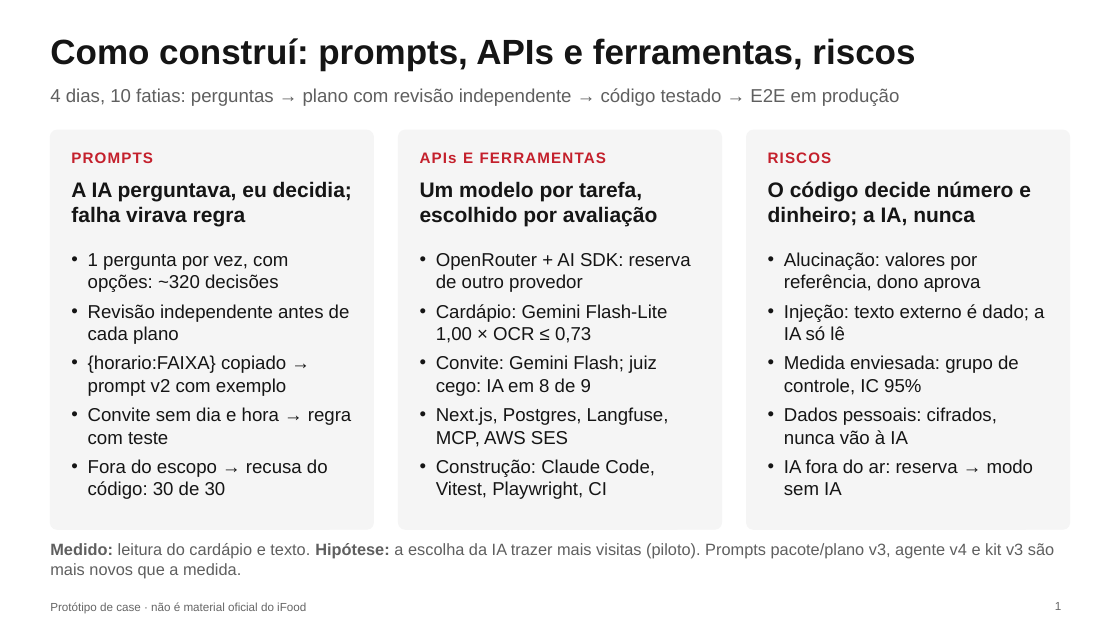
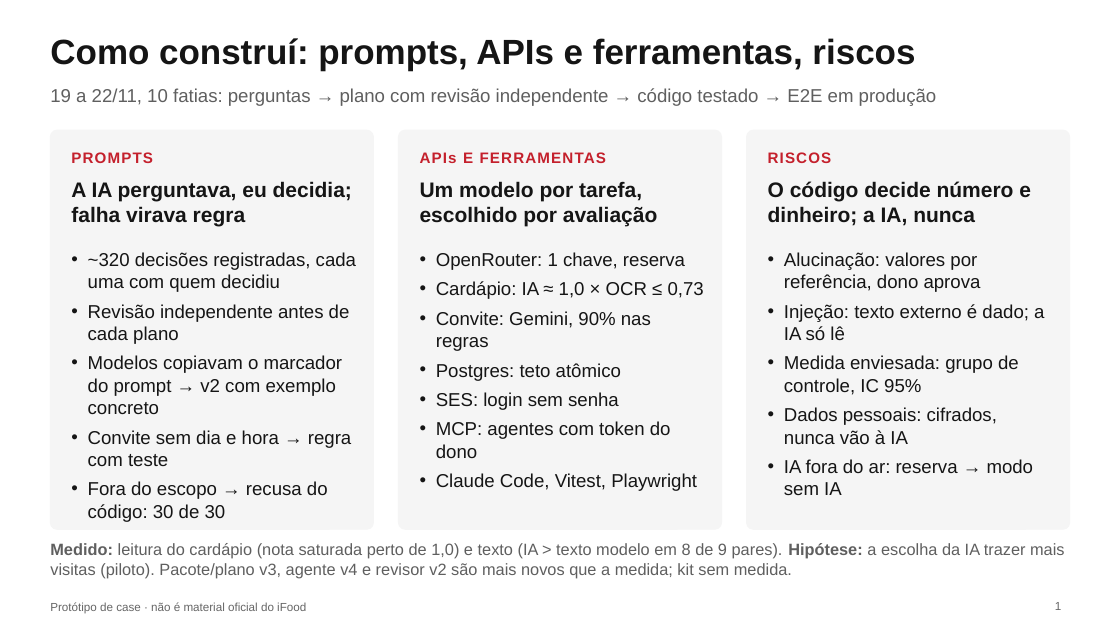
Before and after one commit to mateusferrao/comer-fora-no-salao, a slide deck: slide 1 of docs/entrega/slide-processo.pptx. Drawn at 1120x630 pixels with LibreOffice and Linux fonts; fonts in the diff are those of the drawing. Boxes give left, top, right and bottom in pixels: in the first picture for what was removed or moved away, otherwise in the second. Text is boxed around its words. In the diff, an @@ line names an element or a change of style, - is before the commit and + after.

```diff
--- a/docs/entrega/slide-processo.pptx
+++ b/docs/entrega/slide-processo.pptx
@@ text at [50, 88, 937, 106]: text changed @@
-4 dias, 10 fatias: perguntas → plano com revisão independente → código testado → E2E em produção
+19 a 22/11, 10 fatias: perguntas → plano com revisão independente → código testado → E2E em produção
@@ text at [88, 252, 356, 292]: text changed @@
-• 1 pergunta por vez, com opções: ~320 decisões
+• ~320 decisões registradas, cada uma com quem decidiu
@@ text at [436, 252, 704, 491]: text changed @@
-• OpenRouter + AI SDK: reserva de outro provedor
-• Cardápio: Gemini Flash-Lite 1,00 × OCR ≤ 0,73
-• Convite: Gemini Flash; juiz cego: IA em 8 de 9
-• Next.js, Postgres, Langfuse, MCP, AWS SES
-• Construção: Claude Code, Vitest, Playwright, CI
+• OpenRouter: 1 chave, reserva
+• Cardápio: IA ≈ 1,0 × OCR ≤ 0,73
+• Convite: Gemini, 90% nas regras
+• Postgres: teto atômico
+• SES: login sem senha
+• MCP: agentes com token do dono
+• Claude Code, Vitest, Playwright
@@ text at [88, 355, 343, 414]: text changed @@
-• {horario:FAIXA} copiado → prompt v2 com exemplo
+• Modelos copiavam o marcador do prompt → v2 com exemplo concreto
@@ text at [50, 543, 1065, 578]: text changed @@
-Medido: leitura do cardápio e texto. Hipótese: a escolha da IA trazer mais visitas (piloto). Prompts pacote/plano v3, agente v4 e kit v3 são mais novos que a medida.
+Medido: leitura do cardápio (nota saturada perto de 1,0) e texto (IA > texto modelo em 8 de 9 pares). Hipótese: a escolha da IA trazer mais visitas (piloto). Pacote/plano v3, agente v4 e revisor v2 são mais novos que a medida; kit sem medida.
```
Also in this commit, not shown: 4 other files.
